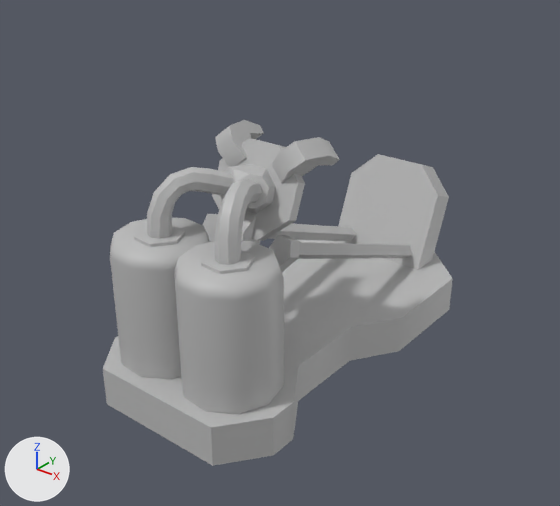
The FBX model Flaming Toast/UnityProject/FinalProject/Assets/Meshes/Charger_001_Interior_001_Default.fbx: old version first, new version second.
Camera for both pictures: a 50 mm camera at (13.39, 6.47, 1.96) aimed at (11.32, 9.06, 0.35). The axes (+X, +Y, +Z) are drawn at lower left. The lights are the same throughout. Where no turn or scale is listed for an object, it has been applied to the vertices.

The first picture shows 'Charger_001_Interior_001_Default'.
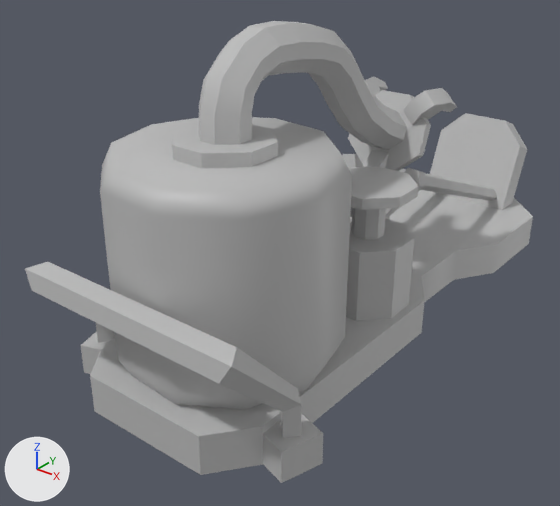
The change, as a list of edits to the scene's bpy script:
```text
Change me_mesh:
    used by ob_charger_001_interior_001_default; location = (12.0, 8.0, 0.0)
    remove me_mesh.from_pydata(...)  # 418 vertices, 360 faces; spans x -0.94..-0.06, y 0.06..1.97, z 0.0..1.06
    add me_mesh.from_pydata(...)  # 457 vertices, 368 faces; spans x -1.11..0.11, y -0.08..2.97, z 0.0..1.46
    me_mesh part 1: the loose piece of 12 vertices spanning x -0.76..-0.24, y 1.58..1.94, z 0.02..0.65 is moved by (0.0, 1.0, 0.0)
    me_mesh part 2: the loose piece of 24 vertices spanning x -0.74..-0.26, y 0.53..0.69, z 0.18..0.7 is moved by (0.0, 1.0, 0.0)
    me_mesh part 3: the loose piece of 8 vertices spanning x -0.71..-0.64, y 0.62..1.67, z 0.2..0.67 is moved by (0.0, 1.0, 0.0)
    me_mesh part 4: the loose piece of 16 vertices spanning x -0.44..-0.24, y 0.66..0.92, z 0.87..1.06 is moved by (0.0, 1.0, 0.0)
    me_mesh part 5: the loose piece of 16 vertices spanning x -0.76..-0.56, y 0.66..0.92, z 0.87..1.06 is moved by (0.0, 1.0, 0.0)
    me_mesh part 6: the loose piece of 8 vertices spanning x -0.36..-0.29, y 0.62..1.67, z 0.2..0.67 is moved by (0.0, 1.0, 0.0)
    me_mesh part 7: the loose piece of 16 vertices spanning x -0.55..-0.45, y 0.53..0.72, z 0.5..0.75 is moved by (0.0, 1.0, 0.0)
    me_mesh part 8: the loose piece of 41 vertices spanning x -0.88..-0.47, y 0.12..0.51, z 0.14..0.71 is scaled about its middle by (2.36, 2.36, 1.51), then moved by (0.18, 0.19, 0.19)
    me_mesh part 9: the loose piece of 32 vertices spanning x -0.94..-0.06, y 0.06..1.87, z 0.0..0.18 is rebuilt with 32 vertices and now spans x -0.94..-0.06, y 0.0..2.87, z 0.0..0.18
    me_mesh part 10: 6 loose pieces with 233 vertices, spanning x -0.78..-0.12, y 0.11..0.78, z 0.14..1.02, are deleted
    me_mesh part 11: 232 vertices added at x -0.92..-0.1, y 0.31..1.78, z 0.18..1.46
    me_mesh part 12: 40 vertices added at x -1.11..0.11, y -0.08..0.38, z 0.0..0.62
```

Pixel boxes [x1, y1, x2, y2] of what changed, in the pictures (560 x 506 px; the box of a moved part takes in the faces that stretch with it):
'Charger_001_Interior_001_Default', reshaped (45% wider, 33% taller): before [103, 120, 453, 466]; after [25, 21, 533, 483]
part 1 of me_mesh, moved or reshaped: before [334, 154, 449, 270]; after [430, 113, 527, 210]
part 2 of me_mesh, moved or reshaped: before [203, 214, 300, 272]; after [342, 154, 425, 220]
part 3 of me_mesh, moved or reshaped: before [268, 224, 356, 241]; after [361, 162, 442, 179]
part 4 of me_mesh, moved or reshaped: before [272, 137, 340, 183]; after [403, 88, 457, 125]
part 5 of me_mesh, moved or reshaped: before [215, 120, 264, 167]; after [365, 77, 388, 97]
part 6 of me_mesh, moved or reshaped: before [298, 242, 412, 259]; after [421, 176, 497, 201]
part 7 of me_mesh, moved or reshaped: before [241, 213, 260, 244]; after [363, 150, 389, 168]
part 8 of me_mesh, moved or reshaped: before [110, 217, 210, 379]; after [100, 117, 352, 410]
part 9 of me_mesh, rebuilt (26% wider, 26% taller): before [103, 240, 453, 466]; after [90, 190, 533, 475]
part 10 of me_mesh, deleted: before [134, 138, 305, 414]
part 11 of me_mesh, added: after [171, 21, 431, 321]
part 12 of me_mesh, added: after [25, 262, 323, 483]
